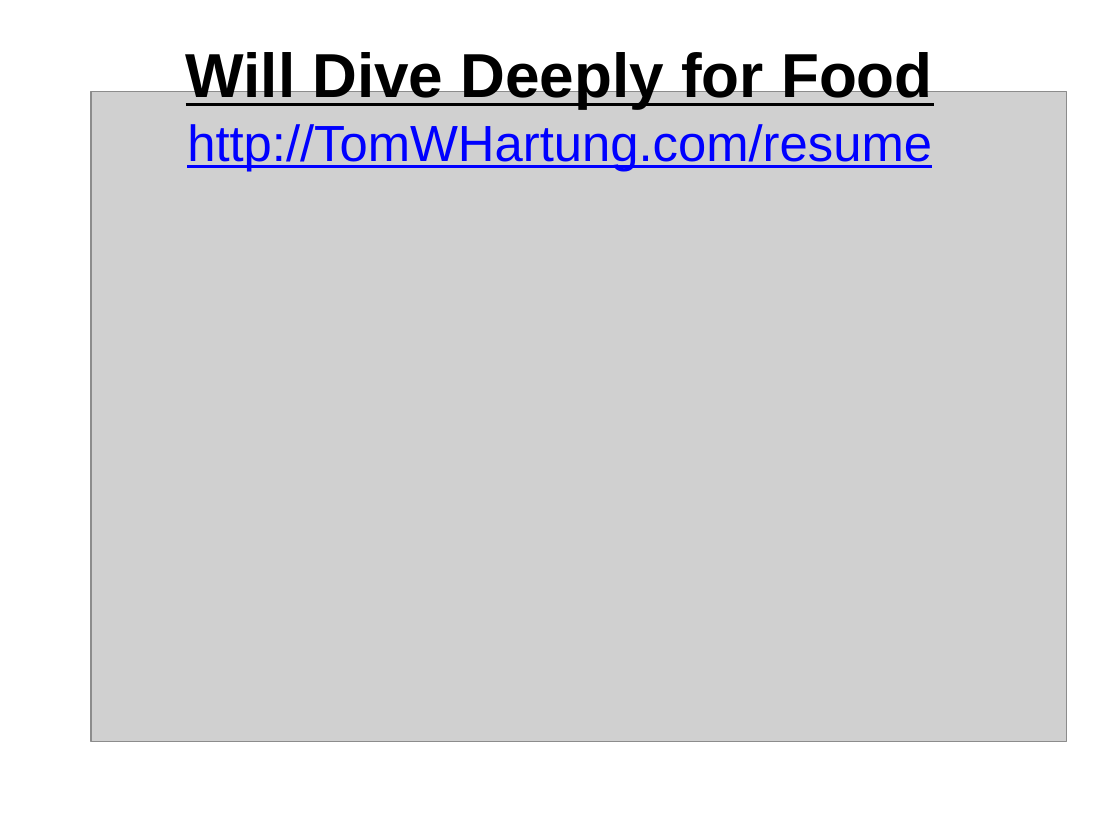
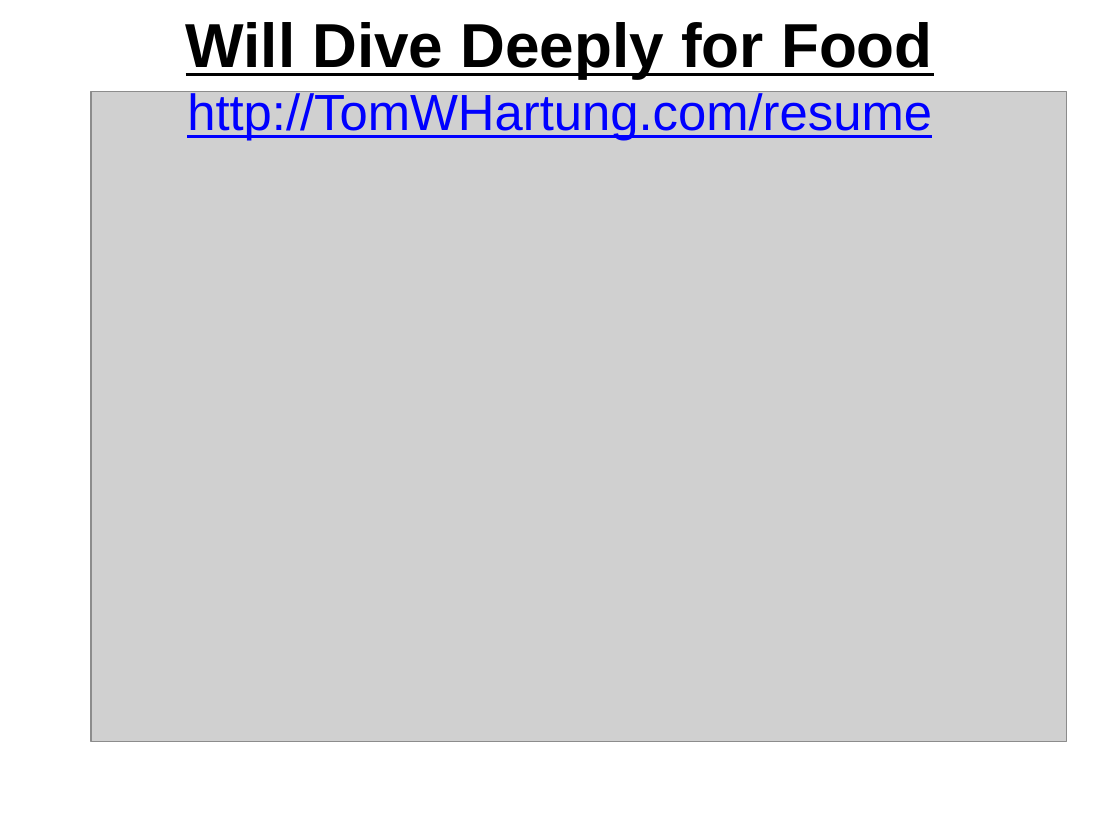
Before and after one commit to tomwhartung/jmws_accoutrements, a slide deck: slide 3 of presentations/2016_04-AWD_in_PHP_CMSes/AWD_in_PHP_CMSes-slides.odp. Drawn at 1120x840 pixels with LibreOffice and Linux fonts; fonts in the diff are those of the drawing; grey boxes stand for pictures. Boxes give left, top, right and bottom in pixels: in the first picture for what was removed or moved away, otherwise in the second. Text is boxed around its words. In the diff, an @@ line names an element or a change of style, - is before the commit and + after.

```diff
--- a/presentations/2016_04-AWD_in_PHP_CMSes/AWD_in_PHP_CMSes-slides.odp
+++ b/presentations/2016_04-AWD_in_PHP_CMSes/AWD_in_PHP_CMSes-slides.odp
@@ title "Will Dive Deeply for Food ..." rewrapped from [186,48,932,171] to [186,22,932,141] @@
```
Also in this commit, not shown: 2 slides added, 3 slides removed.
